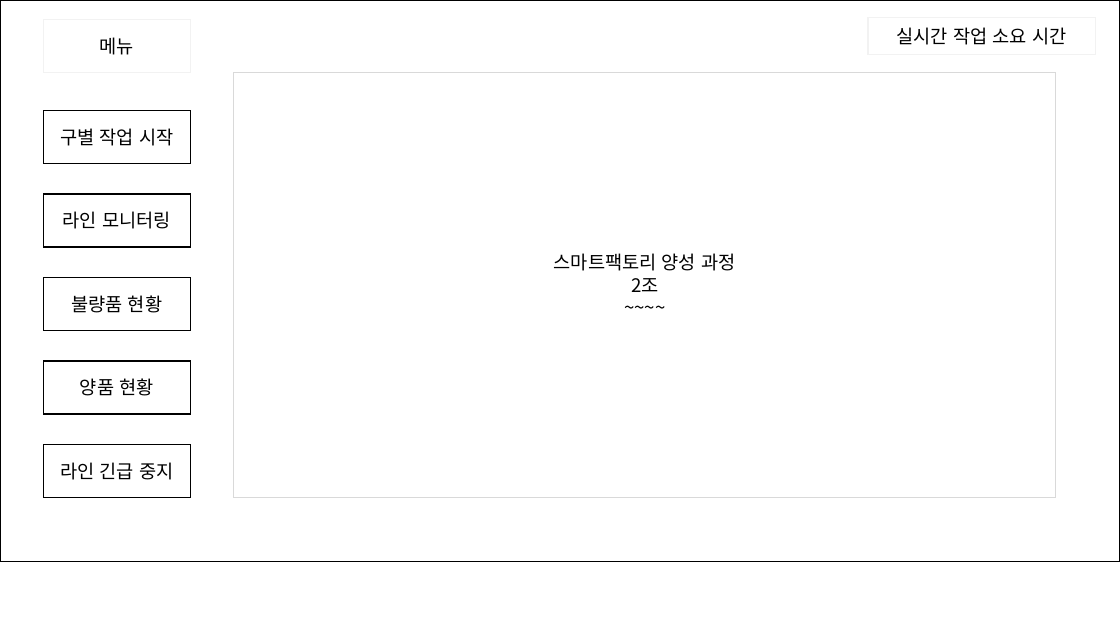
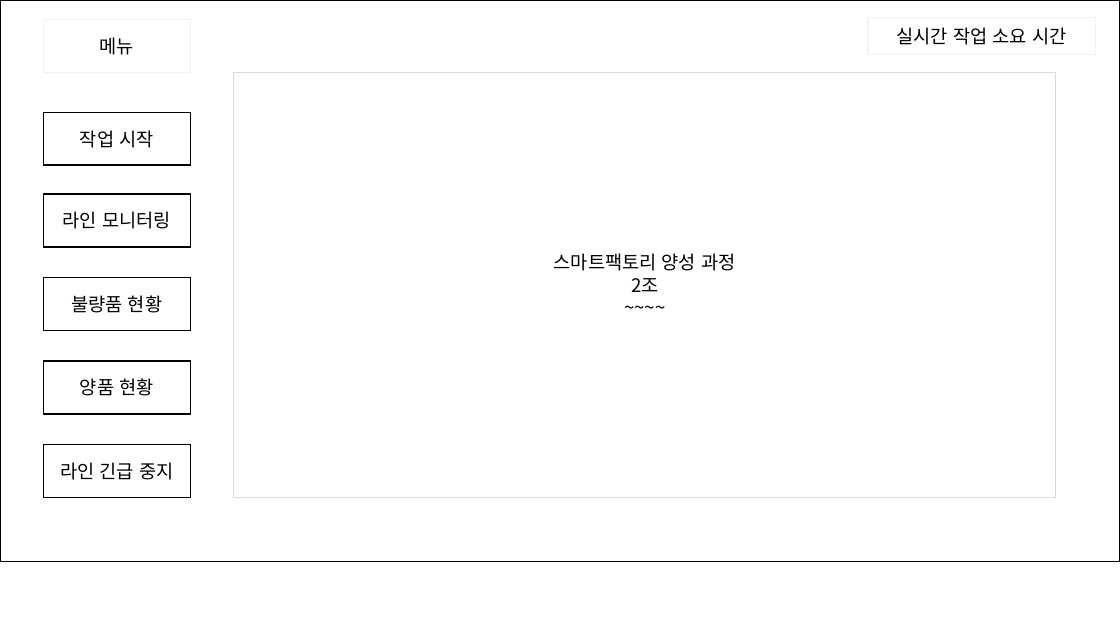
Before and after one commit to ANU-SmartFactory2021/ANU-SmartFactory2021, a slide deck: slide 1 of doc/01. 프로젝트 설계/04. UI/윈폼 구성 샘플.pptx. Drawn at 1120x630 pixels with LibreOffice and Linux fonts; fonts in the diff are those of the drawing. Boxes give left, top, right and bottom in pixels: in the first picture for what was removed or moved away, otherwise in the second. Text is boxed around its words. In the diff, an @@ line names an element or a change of style, - is before the commit and + after.

```diff
--- a/doc/01. 프로젝트 설계/04. UI/윈폼 구성 샘플.pptx
+++ b/doc/01. 프로젝트 설계/04. UI/윈폼 구성 샘플.pptx
@@ text in rectangle at <box>80,130,153,148</box>: text changed @@
-구별 작업 시작
+작업 시작
```
Also in this commit, not shown: 1 other file.
